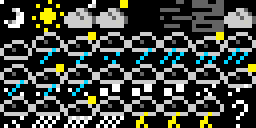
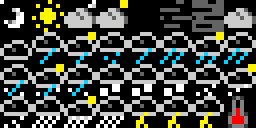
Layered file, before and after one edit (w=256, h=128). Changes by layer:
painted on "Background" over [228, 96, 248, 128]
